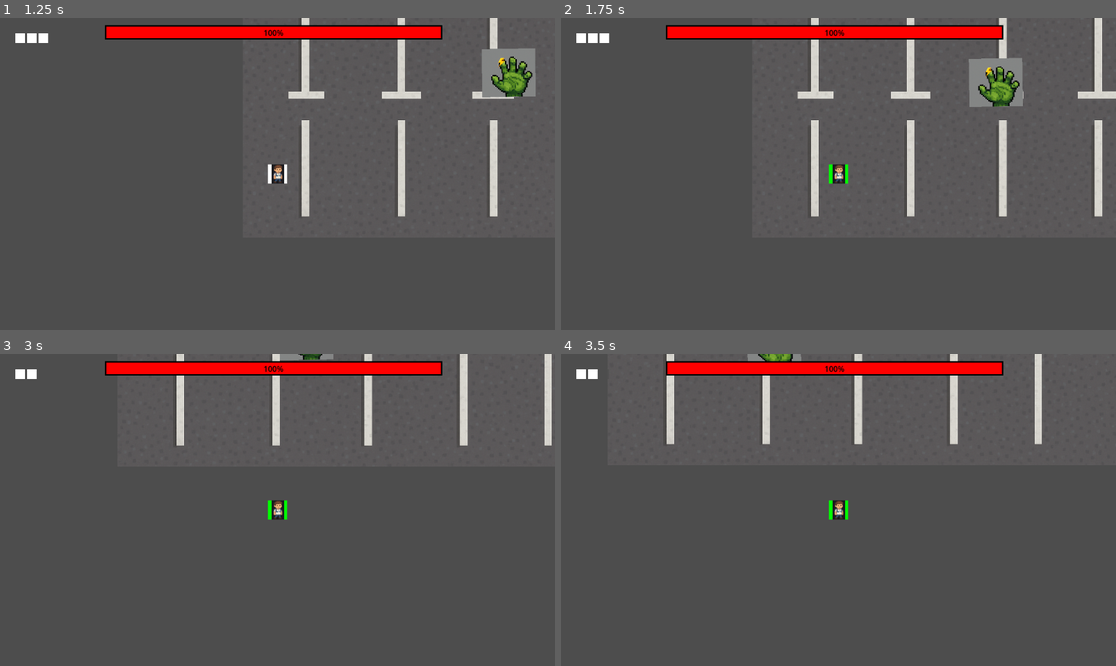
Above: before the commit, frames 1-4 (two rows, left to right).
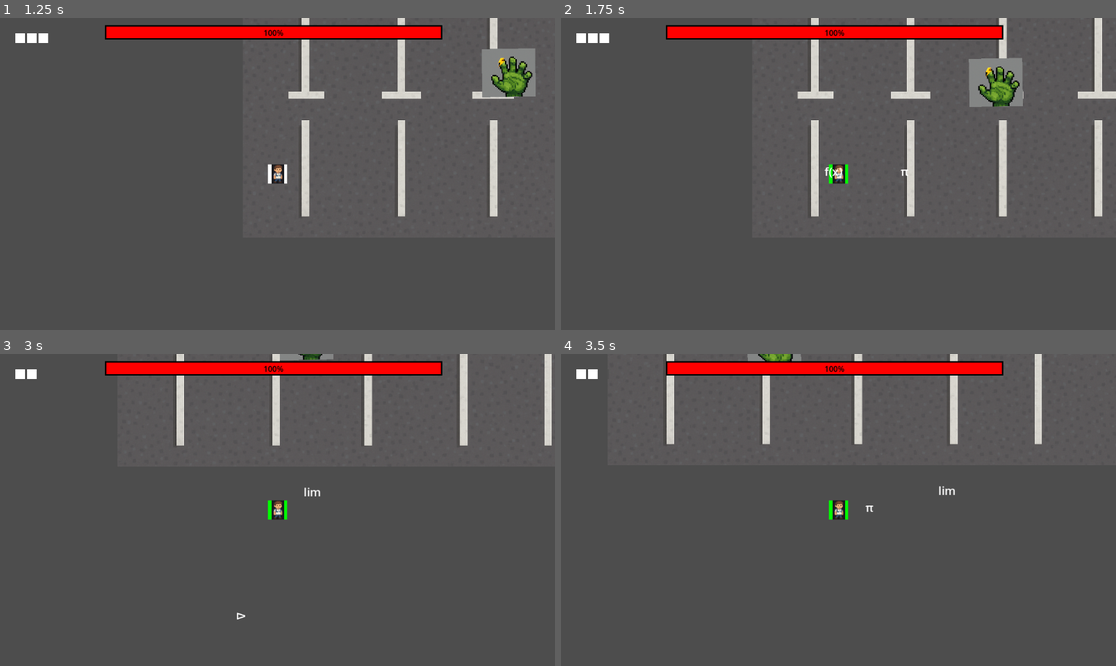
Above: after the commit, the same moments.

Repository: Jurandirtvaz/pixel-nightmare
Game: Godot game, scene res://menu.tscn
The game is run twice, just before and just after one commit, with the same random seed, the same clock (stepped at 60 frames per second) and the same inputs.
Inputs (mouse positions are in pixels of both pictures, inside the frame that each line leads up to):
- Up to frame 1 (1.25 s): click (277, 270) at 0.5 s
- Up to frame 2 (1.75 s): tap Enter (restart) at 1.25 s; move the mouse to (960, 158) at 1.27 s; press the mouse at (960, 158) at 1.28 s; hold D (move_right) from 1.28 s (still down)
- Up to frame 3 (3 s): move the mouse to (166, 525) at 2.02 s; release D (move_right) at 2.03 s; release the mouse at (166, 525) at 2.03 s; hold S (move_down) 2.03-2.78 s; tap Space (teste_dano) at 2.1 s; click (166, 525) at 2.3 s; move the mouse to (333, 441) at 2.77 s; press the mouse at (333, 441) at 2.78 s; hold D (move_right) from 2.78 s (still down)
- Up to frame 4 (3.5 s): keep holding D (move_right)

Frame 1 is identical in both runs. In frame 2, less than 0.1% of the frame differs, in the area x 47-63%, y 47-52%; in frame 3, less than 0.1%; in frame 4, less than 0.1%, in the area x 54-71%, y 42-51%.

Commit message:
{feat}: Ataques do player
-Foi implementado o tiro_equacional, ataque feito pelo player que sai em forma de equação.
-Foi realizado a integração com o Boss para ele tomar dano

OBS: Falta arrumar o hud para vida do boss diminuir.

Diff:
--- a/boss.gd
+++ b/boss.gd
@@ -82,7 +82,7 @@
 # ======================
 # DANO
 # ======================
-func take_damage(amount):
+func receber_dano(amount):
 	hp -= amount
 	if hp <= max_hp / 2 and not phase2:
 		phase2 = true  # ativa fase 2
--- a/player.gd
+++ b/player.gd
@@ -1,31 +1,46 @@
 extends CharacterBody2D
-
+#Movimento
 @export var speed: float = 300.0
 @export var acceleration: float = 1500.0
 @export var friction: float = 1500.0
+
+#Vidas / Hud
 @export var vidas_maximas: int = 3 #Vida máxima
 var vidas: int = vidas_maximas #Vida atual
 var hud : Node
+
+#Ataque
+@export var dano_ataque: int = 10
+@export var reload: float = 0.4
+var pode_atirar: bool = true
+var ultima_direcao: Vector2 = Vector2.DOWN
+@onready var ponto_tiro: Node2D = $PontodoTiro
+@onready var projetil = preload("res://tiro_equacional.tscn")
+
 @onready var placeholder: ColorRect = $ColorRect
 var esta_morto : bool = false
 
 func _physics_process(delta: float) -> void:
 	if esta_morto:
 		return
+
 	var input_vector := Vector2.ZERO
 	input_vector.x = Input.get_action_strength("move_right") - Input.get_action_strength("move_left")
 	input_vector.y = Input.get_action_strength("move_down") - Input.get_action_strength("move_up")
 
+	#Movimento
 	input_vector = input_vector.normalized()
-
-
 	if input_vector != Vector2.ZERO:
+		ultima_direcao = input_vector
 		velocity = velocity.move_toward(input_vector * speed, acceleration * delta)
 		_sprite_andando()
 	else:
 		velocity = velocity.move_toward(Vector2.ZERO, friction * delta)
 		_sprite_parado()
 	move_and_slide()
+	#Ataque
+	if Input.is_action_pressed("attack"):
+		_atirar()
 
 func tomar_dano() -> void:
 	if vidas <= 0:
@@ -63,10 +78,25 @@
 	print("HUD encontrado? ", hud != null)
 
 func _sprite_parado() -> void:
-	placeholder.color = Color(1, 1, 1, 1) #Azul ele esta parado
+	placeholder.color = Color(1, 1, 1, 1) #Branco ele esta parado
 
 func _sprite_andando() -> void:
 	placeholder.color = Color(0, 1, 0, 1) #Verde esta andando
 
 func _sprite_morto() -> void:
 	placeholder.color = Color(1, 0, 0, 1) #Vermelho esta morto
+
+func _atirar() -> void:
+	if not pode_atirar:
+		return
+	pode_atirar = false
+
+	var proj = projetil.instantiate()
+	proj.global_position = ponto_tiro.global_position
+	proj.direcao = ultima_direcao
+	proj.dano = dano_ataque
+	proj.atirador = self
+	get_parent().add_child(proj)
+
+	await get_tree().create_timer(reload).timeout
+	pode_atirar = true
--- a/player.tscn
+++ b/player.tscn
@@ -47,3 +47,6 @@
 offset_bottom = 20.0
 grow_horizontal = 2
 grow_vertical = 2
+
+[node name="PontodoTiro" type="Node2D" parent="."]
+position = Vector2(0, -8)
--- a/project.godot
+++ b/project.godot
@@ -52,6 +52,11 @@
 "events": [Object(InputEventKey,"resource_local_to_scene":false,"resource_name":"","device":-1,"window_id":0,"alt_press …(195 unchanged characters)…
 ]
 }
+attack={
+"deadzone": 0.2,
+"events": [Object(InputEventMouseButton,"resource_local_to_scene":false,"resource_name":"","device":-1,"window_id":0,"alt_pressed":false,"shift_pressed":false,"ctrl_pressed":false,"meta_pressed":false,"button_mask":1,"position":Vector2(47, 4),"global_position":Vector2(56, 52),"factor":1.0,"button_index":1,"canceled":false,"pressed":true,"double_click":false,"script":null)
+]
+}
 
 [rendering]
 
--- /dev/null
+++ b/tiro_equacional.gd
@@ -0,0 +1,40 @@
+extends Area2D
+
+@export var velocidade: float = 600.0
+@export var tempo_de_vida: float = 1.6
+@export var cor: Color = Color(1, 1, 1)  # cor do texto
+var dano = get_meta("dano")
+
+var direcao: Vector2 = Vector2.RIGHT
+var atirador: Node = null
+
+@onready var rotulo: Label = $TxtEquacao
+
+# Algumas equações/símbolos para o projétil
+var equacoes := ["x²", "x³", "x*y", "√x", "∫", "Σ", "π", "Δ", "∂", "lim", "f(x)"]
+
+func _ready() -> void:
+	# texto aleatório
+	rotulo.text = equacoes[randi() % equacoes.size()]
+	rotulo.modulate = cor
+
+	# rotação na direção do disparo
+	rotation = direcao.angle()
+
+	# destrói sozinho depois de um tempo
+	var t := get_tree().create_timer(tempo_de_vida)
+	t.timeout.connect(queue_free)
+
+	# conectar colisão
+	body_entered.connect(_quando_colidir)
+
+func _physics_process(delta: float) -> void:
+	global_position += direcao * velocidade * delta
+
+
+func _quando_colidir(alvo: Node) -> void:
+	if alvo == atirador:
+		return
+	if alvo.has_method("receber_dano"):
+		alvo.receber_dano(dano)
+	queue_free()
--- /dev/null
+++ b/tiro_equacional.tscn
@@ -0,0 +1,22 @@
+[gd_scene load_steps=3 format=3 uid="uid://csh7wdo7afgf7"]
+
+[ext_resource type="Script" uid="uid://c4jh1et86rt40" path="res://tiro_equacional.gd" id="1_on021"]
+
+[sub_resource type="RectangleShape2D" id="RectangleShape2D_talnd"]
+
+[node name="TiroEquacional" type="Area2D"]
+collision_layer = 8
+script = ExtResource("1_on021")
+
+[node name="CollisionShape2D" type="CollisionShape2D" parent="."]
+scale = Vector2(12, 12)
+shape = SubResource("RectangleShape2D_talnd")
+
+[node name="TxtEquacao" type="Label" parent="."]
+offset_right = 40.0
+offset_bottom = 23.0
+theme_override_colors/font_outline_color = Color(0, 0, 0, 1)
+theme_override_font_sizes/font_size = 24
+text = "Teste(Vai ser trocado pelas equacoes)"
+horizontal_alignment = 1
+vertical_alignment = 1
Not shown: 1 places in bullet.tscn that only renumber resources
Not shown, added: tiro_equacional.gd.uid
